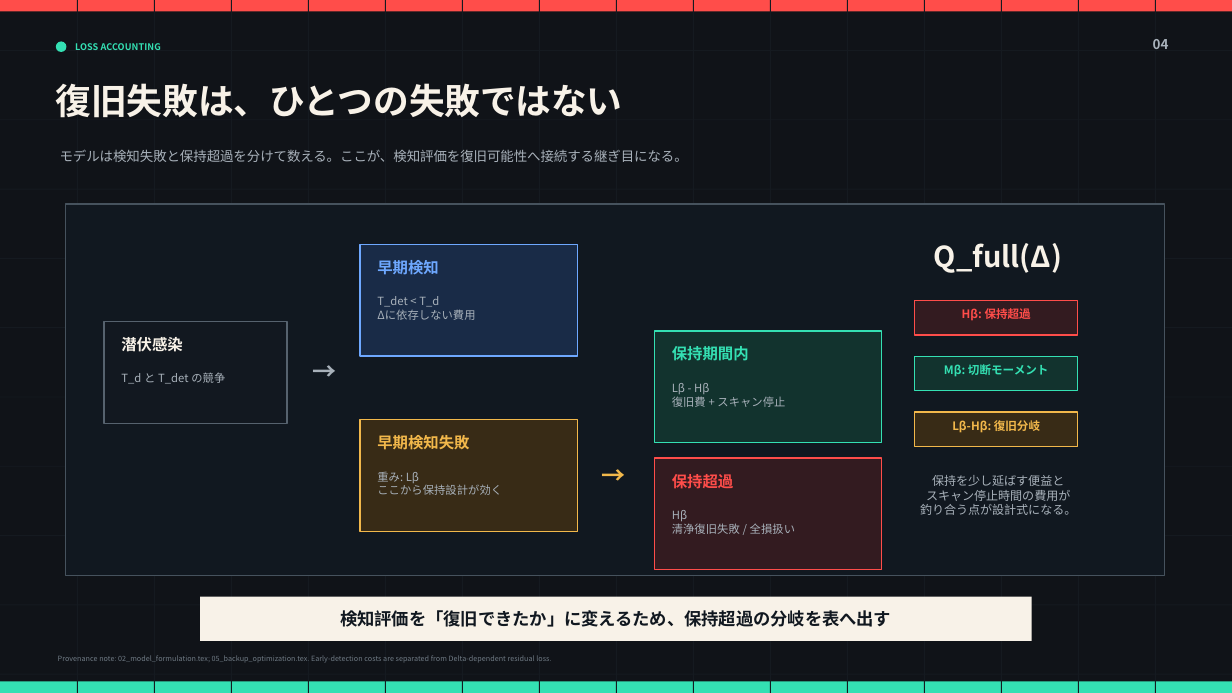
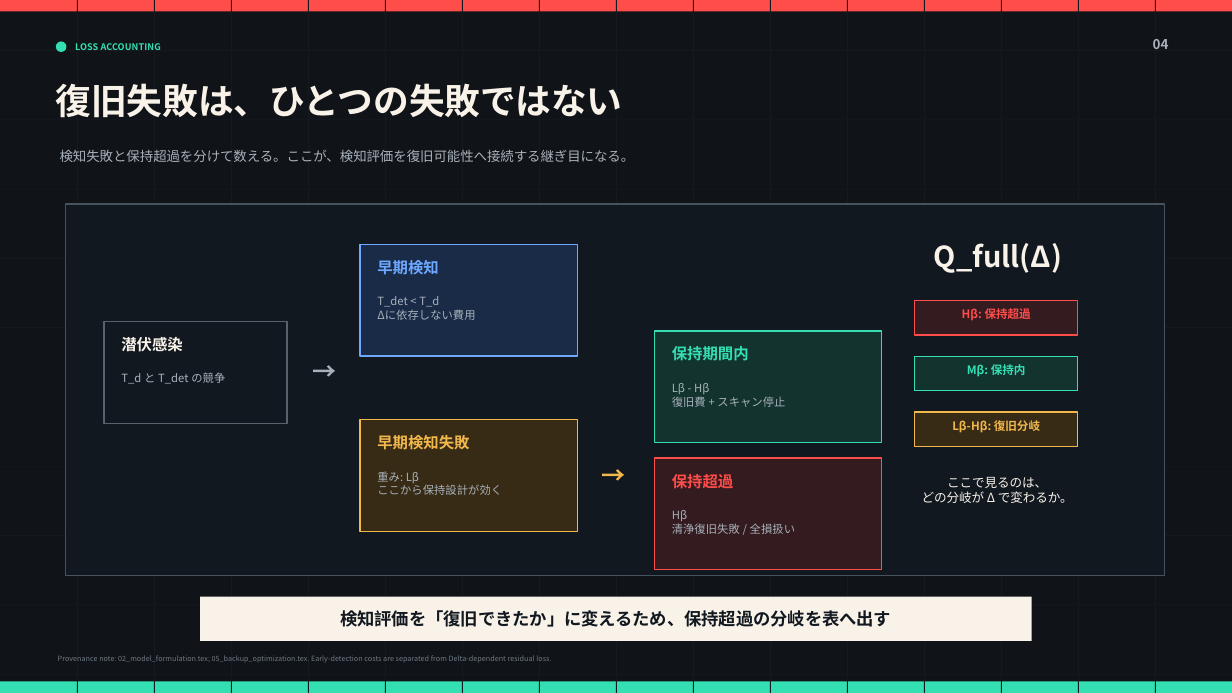
Before and after one commit to t0m0h1r0/research-backup, a slide deck: slide 4 of paper/presentations/heavy_tail_backup_refined/heavy_tail_backup_refined_theatrical.pptx. Drawn at 1232x693 pixels with LibreOffice and Linux fonts; fonts in the diff are those of the drawing. Boxes give left, top, right and bottom in pixels: in the first picture for what was removed or moved away, otherwise in the second. Text is boxed around its words. In the diff, an @@ line names an element or a change of style, - is before the commit and + after.

```diff
--- a/paper/presentations/heavy_tail_backup_refined/heavy_tail_backup_refined_theatrical.pptx
+++ b/paper/presentations/heavy_tail_backup_refined/heavy_tail_backup_refined_theatrical.pptx
@@ text at (60,149,635,162): text changed @@
-モデルは検知失敗と保持超過を分けて数える。ここが、検知評価を復旧可能性へ接続する継ぎ目になる。
+検知失敗と保持超過を分けて数える。ここが、検知評価を復旧可能性へ接続する継ぎ目になる。
@@ text at (967,364,1026,377): text changed @@
-Mβ: 切断モーメント
+Mβ: 保持内
@@ text at (922,477,1073,503): text changed; size 9.4 to 9.8 pt; text colour #A8B1BA to #F8F2E8 @@
-保持を少し延ばす便益と
-スキャン停止時間の費用が
-釣り合う点が設計式になる。
+ここで見るのは、
+どの分岐が Δ で変わるか。
```
Also in this commit, not shown: 5 other slides changed, 8 other files.
